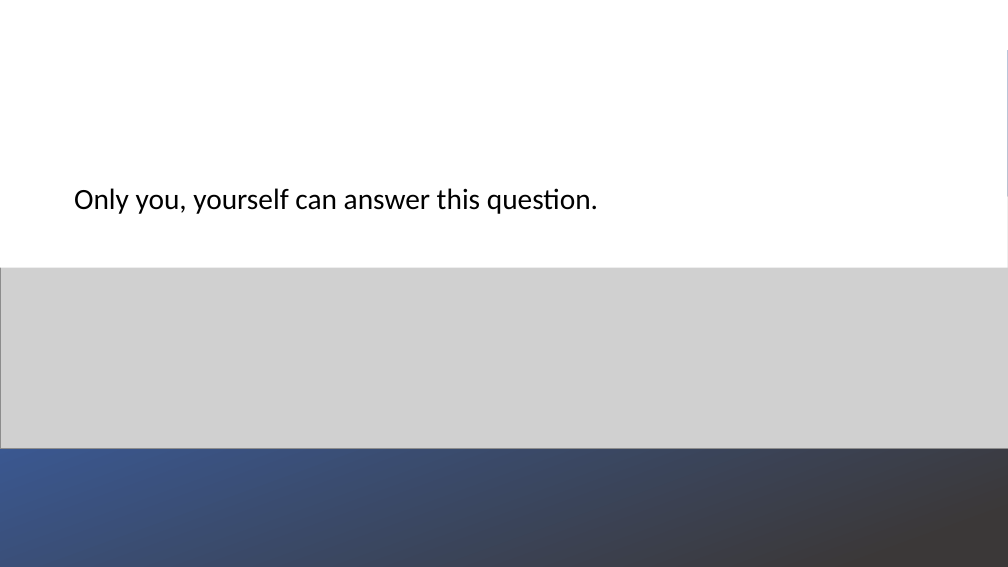
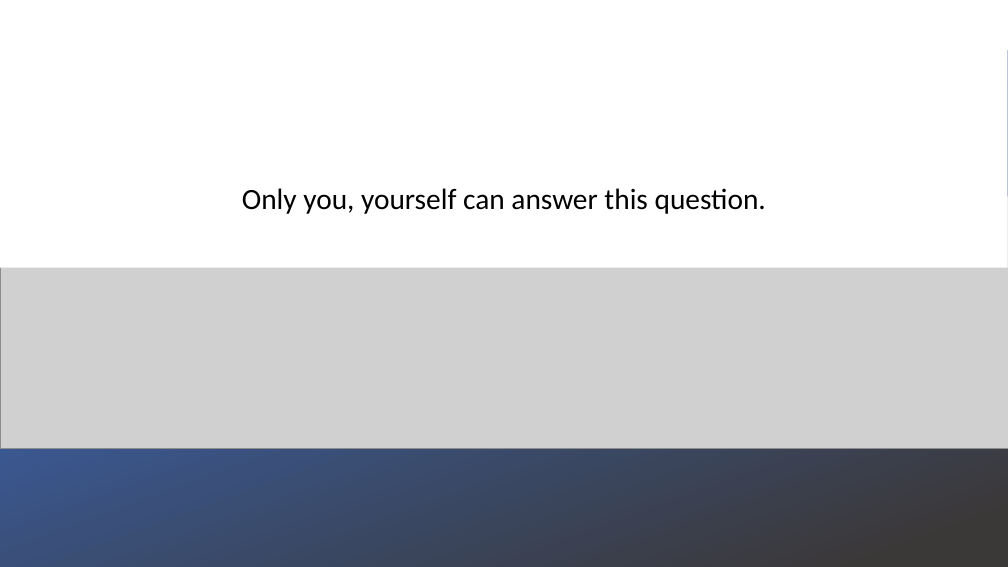
Before and after one commit to VladimirMakarevich/presentations, a slide deck: slide 12 of softskills/self management/self_management.pptx. Drawn at 1008x567 pixels with LibreOffice and Linux fonts; fonts in the diff are those of the drawing; grey boxes stand for pictures. Boxes give left, top, right and bottom in pixels: in the first picture for what was removed or moved away, otherwise in the second. Text is boxed around its words. In the diff, an @@ line names an element or a change of style, - is before the commit and + after.

```diff
--- a/softskills/self management/self_management.pptx
+++ b/softskills/self management/self_management.pptx
@@ title "Only you, yourself can answer ...": place and size @@
-title "Only you, yourself can answer ..." at box(74, 188, 598, 214)
+title "Only you, yourself can answer ..." at box(242, 188, 766, 214)
@@ title "Only you, yourself can answer ..." at box(242, 188, 766, 214): alignment left to centre @@
```
Also in this commit, not shown: 6 other slides changed, 5 slides added.
